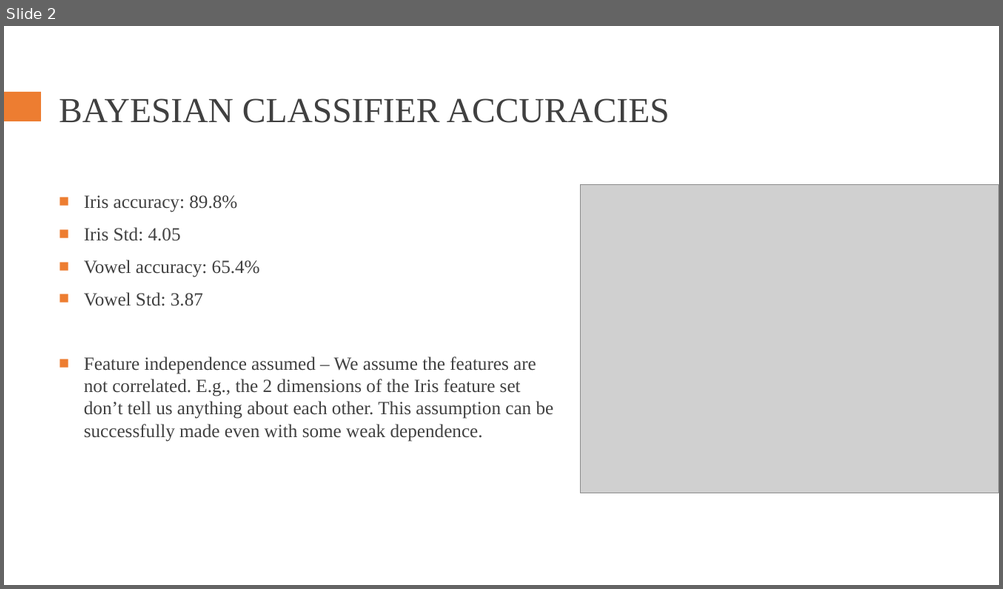
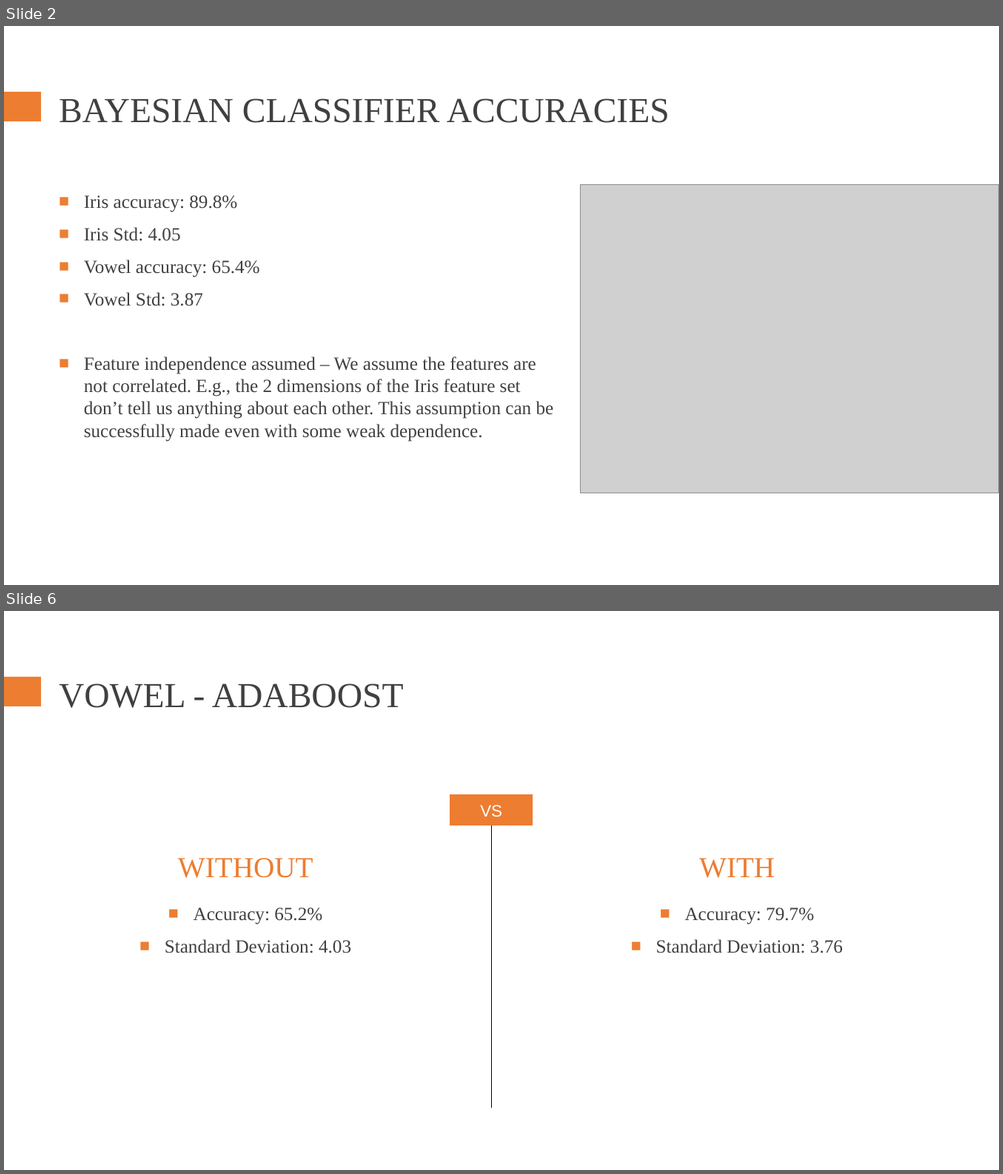
Before and after one commit to rodrigo-castellano/ML_Bayesian_learning_Boosting, a slide deck: Bayes_Boosting_presentation.pptx. Shown one above the other, each under a label of ours: slide 2 before the commit, slides 2 and 6 after it; the slides between them are not shown. The pictures are 1003x589 and 1003x1174 pixels, drawn with LibreOffice and Linux fonts; fonts in the diff are those of the drawing; grey boxes stand for pictures. Boxes give left, top, right and bottom in pixels: in the first picture for what was removed or moved away, otherwise in the second. Text is boxed around its words. In the diff, an @@ line names an element or a change of style, - is before the commit and + after.

```diff
--- a/Bayes_Boosting_presentation.pptx
+++ b/Bayes_Boosting_presentation.pptx
@@ slide 6 added at <box>4,611,999,1170</box>, background #FFFFFF; not listed: 1 template element that a slide beside it also shows @@
@@ title added at <box>59,684,404,708</box>, 34 pt, text #404040 @@
+VOWEL - ADABOOST
@@ rectangle added at <box>449,795,532,826</box>, fill #ED7D31, 16 pt, text #FFFFFF @@
+VS
@@ line added from (491, 802) to (491, 1108), #000000 1 pt @@
@@ text added at <box>178,858,313,878</box>, 28 pt, text #ED7D31 @@
+WITHOUT
@@ text added at <box>699,858,774,878</box>, 28 pt, text #ED7D31 @@
+WITH
@@ text added at <box>165,908,351,954</box>, 18 pt, text #404040 @@
+■ Accuracy: 65.2%
+■ Standard Deviation: 4.03
@@ text added at <box>656,908,842,954</box>, 18 pt, text #404040 @@
+■ Accuracy: 79.7%
+■ Standard Deviation: 3.76
```
Also in this commit, not shown: 1 slide changed, 9 other slides added, 4 other files.
